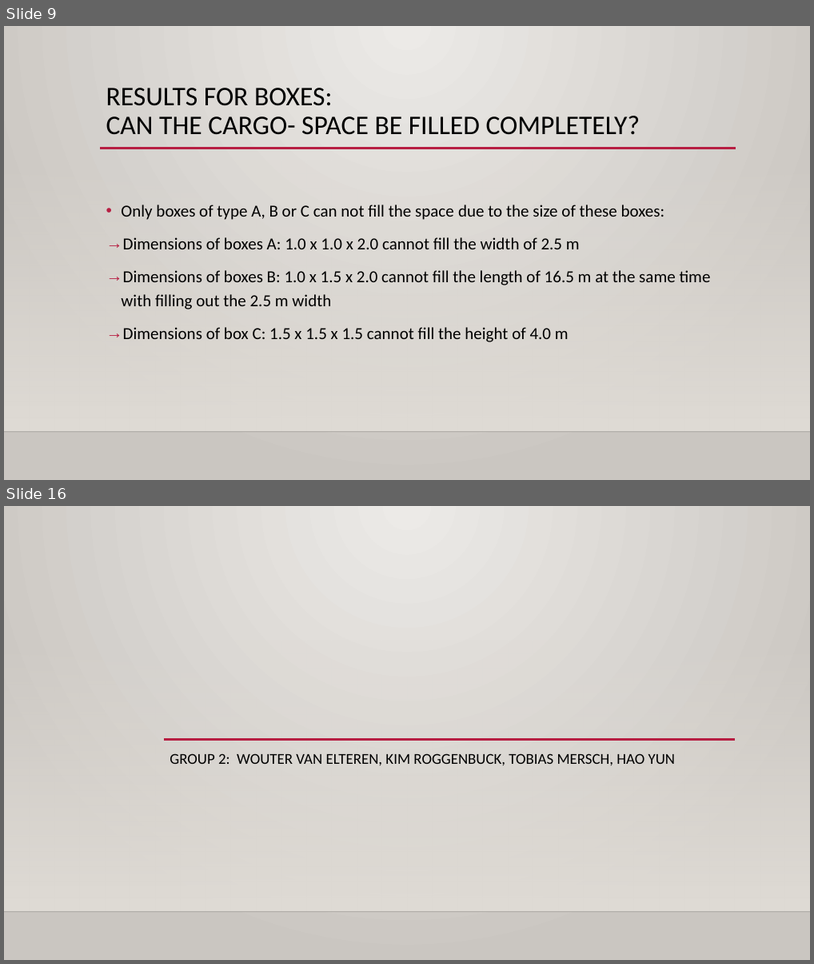
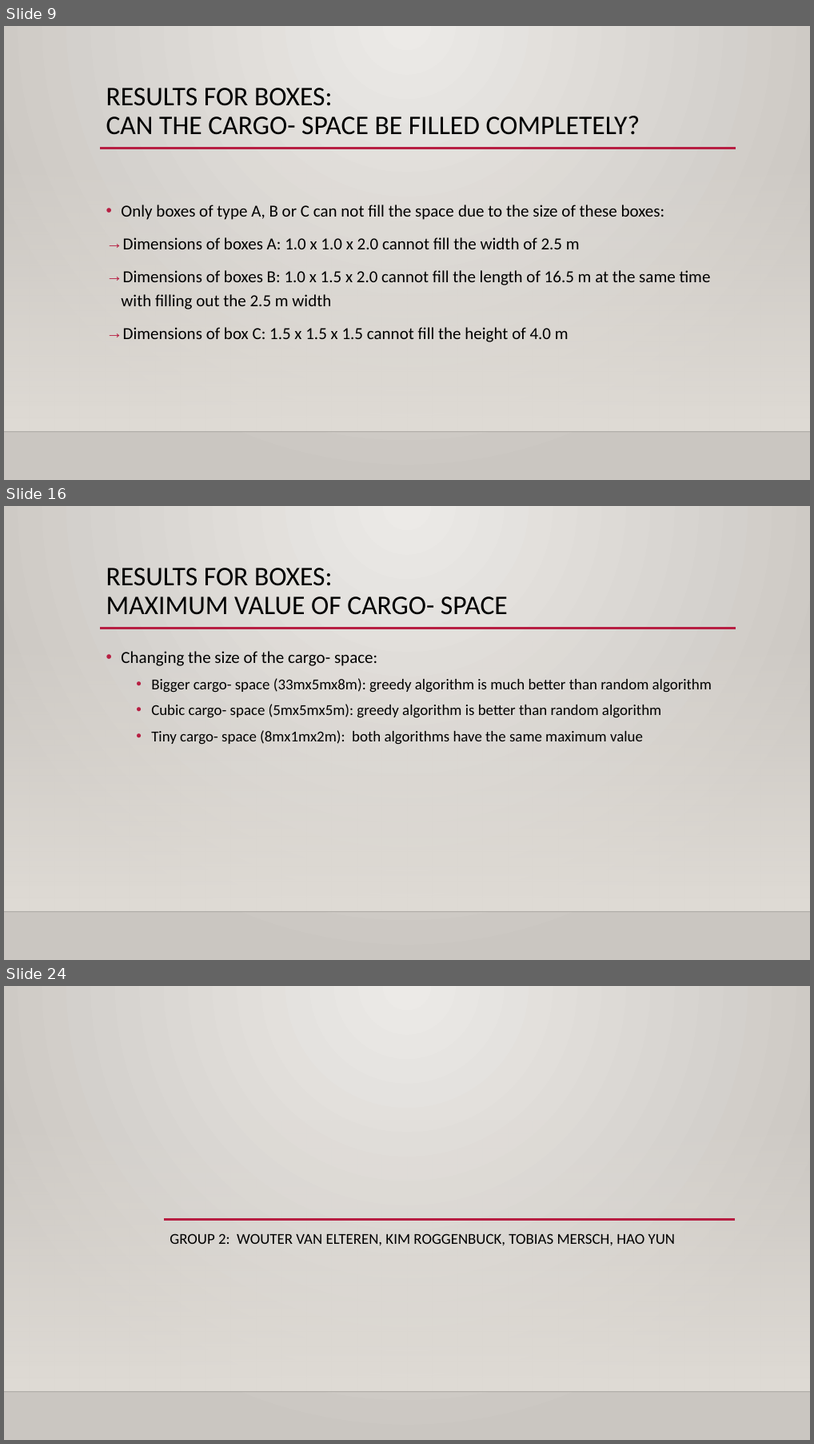
Before and after one commit to 31l3311/Pentominoes, a slide deck: project 3.pptx. Shown one above the other, each under a label of ours: slides 9 and 16 before the commit, slides 9, 16 and 24 after it; the slides between them are not shown. The pictures are 814x964 and 814x1444 pixels, drawn with LibreOffice and Linux fonts; fonts in the diff are those of the drawing; background and template pictures are left out. Boxes give left, top, right and bottom in pixels: in the first picture for what was removed or moved away, otherwise in the second. Text is boxed around its words. In the diff, an @@ line names an element or a change of style, - is before the commit and + after.

```diff
--- a/project 3.pptx
+++ b/project 3.pptx
@@ slide 16 added at (4, 506, 810, 960), background gradient #ECEAE7 to #CAC7C1; not listed: 3 template elements that a slide beside it also shows @@
@@ title added at (106, 568, 508, 615), 32 pt, text #000000 @@
+RESULTS FOR BOXES:
+MAXIMUM VALUE OF CARGO- SPACE
@@ text added at (121, 651, 712, 744), 18 pt, text #000000 @@
+• Changing the size of the cargo- space:
+  • Bigger cargo- space (33mx5mx8m): greedy algorithm is much better than random algorithm
+  • Cubic cargo- space (5mx5mx5m): greedy algorithm is better than random algorithm
+  • Tiny cargo- space (8mx1mx2m): both algorithms have the same maximum value
@@ what was slide 16 is now slide 24 @@
```
Also in this commit, not shown: 8 slides changed, 9 other slides added, 2 slides removed.
